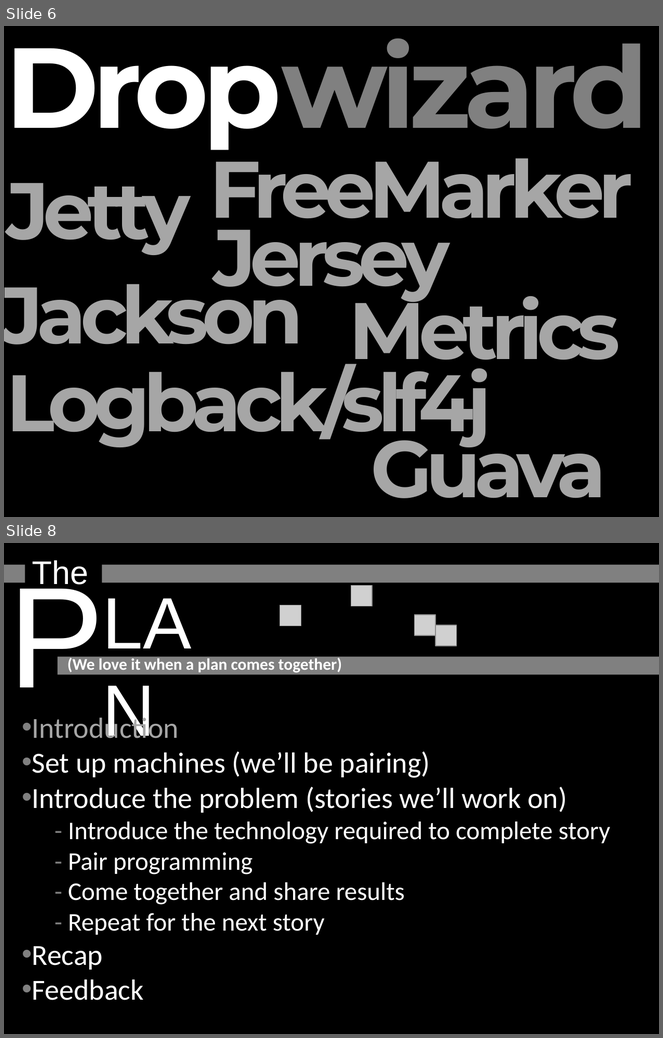
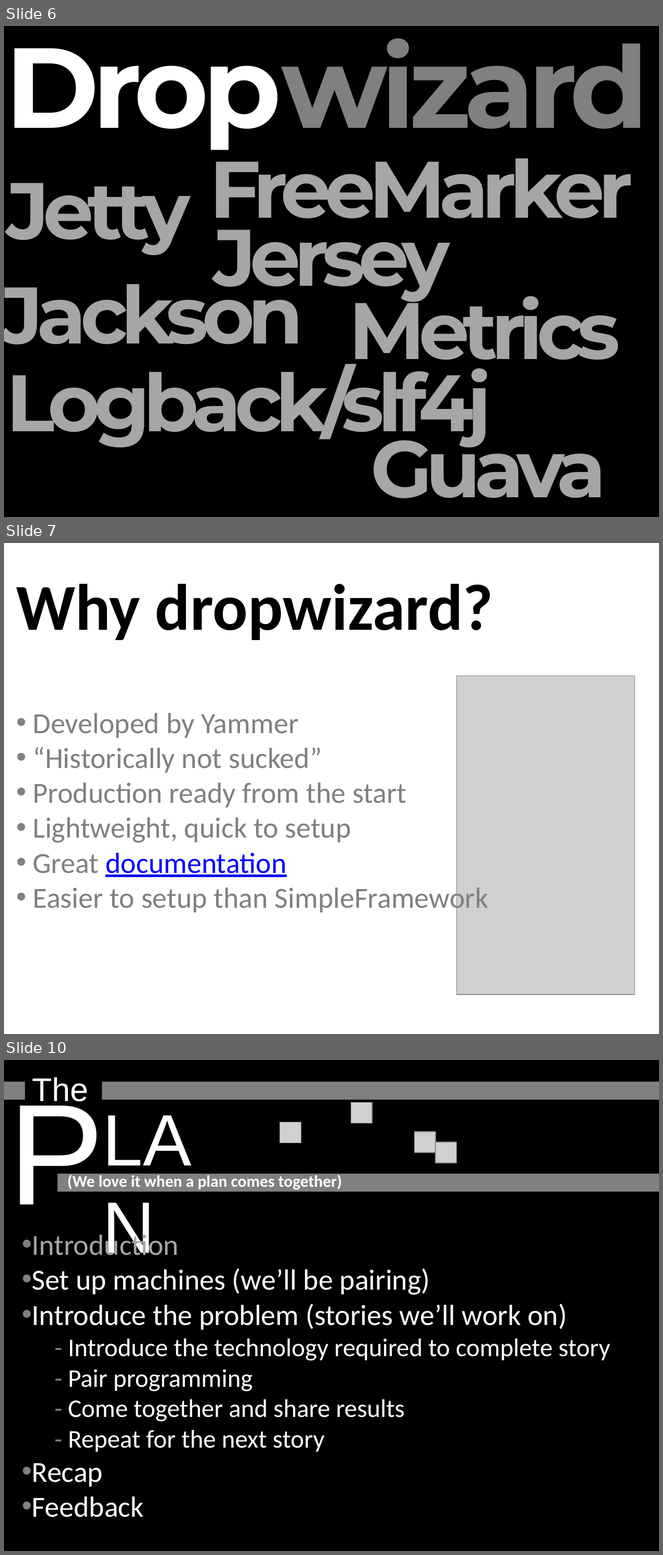
Before and after one commit to akash/story-wall, a slide deck: prog_java_talk.pptx. Shown one above the other, each under a label of ours: slides 6 and 8 before the commit, slides 6, 7 and 10 after it; the slides between them are not shown. The pictures are 663x1038 and 663x1555 pixels, drawn with LibreOffice and Linux fonts; fonts in the diff are those of the drawing; grey boxes stand for pictures. Boxes give left, top, right and bottom in pixels: in the first picture for what was removed or moved away, otherwise in the second. Text is boxed around its words. In the diff, an @@ line names an element or a change of style, - is before the commit and + after.

Commit message:
added a few slides to presentation

```diff
--- a/prog_java_talk.pptx
+++ b/prog_java_talk.pptx
@@ slide 7 added at [4,543,659,1034], background #FFFFFF @@
@@ text added at [16,584,493,640], 72 pt, text #000000, bold @@
+Why dropwizard?
@@ picture added at [457,676,635,995] @@
@@ text added at [33,713,489,915], 32 pt, text #808080 @@
+• Developed by Yammer
+• “Historically not sucked”
+• Production ready from the start
+• Lightweight, quick to setup
+• Great documentation
+• Easier to setup than SimpleFramework
@@ what was slide 8 is now slide 10 @@
```
Also in this commit, not shown: 2 other slides added, 1 slide removed.
